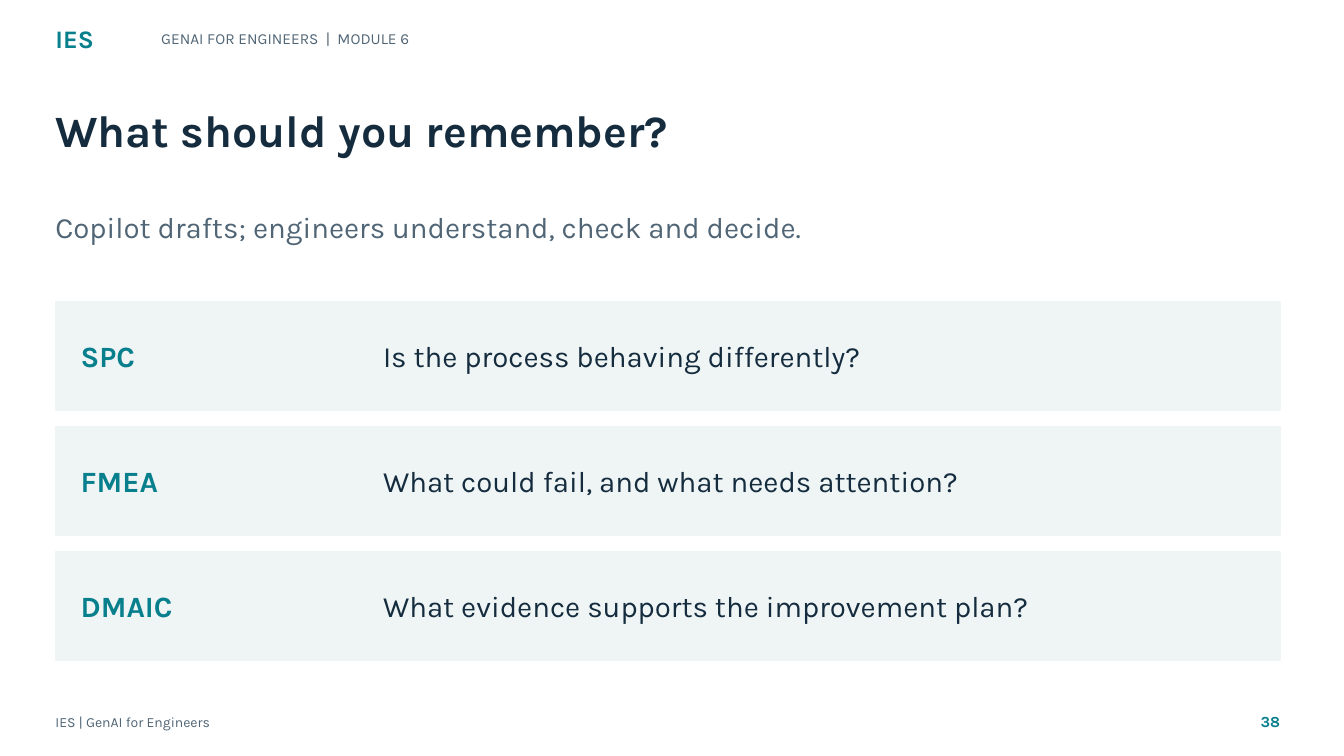
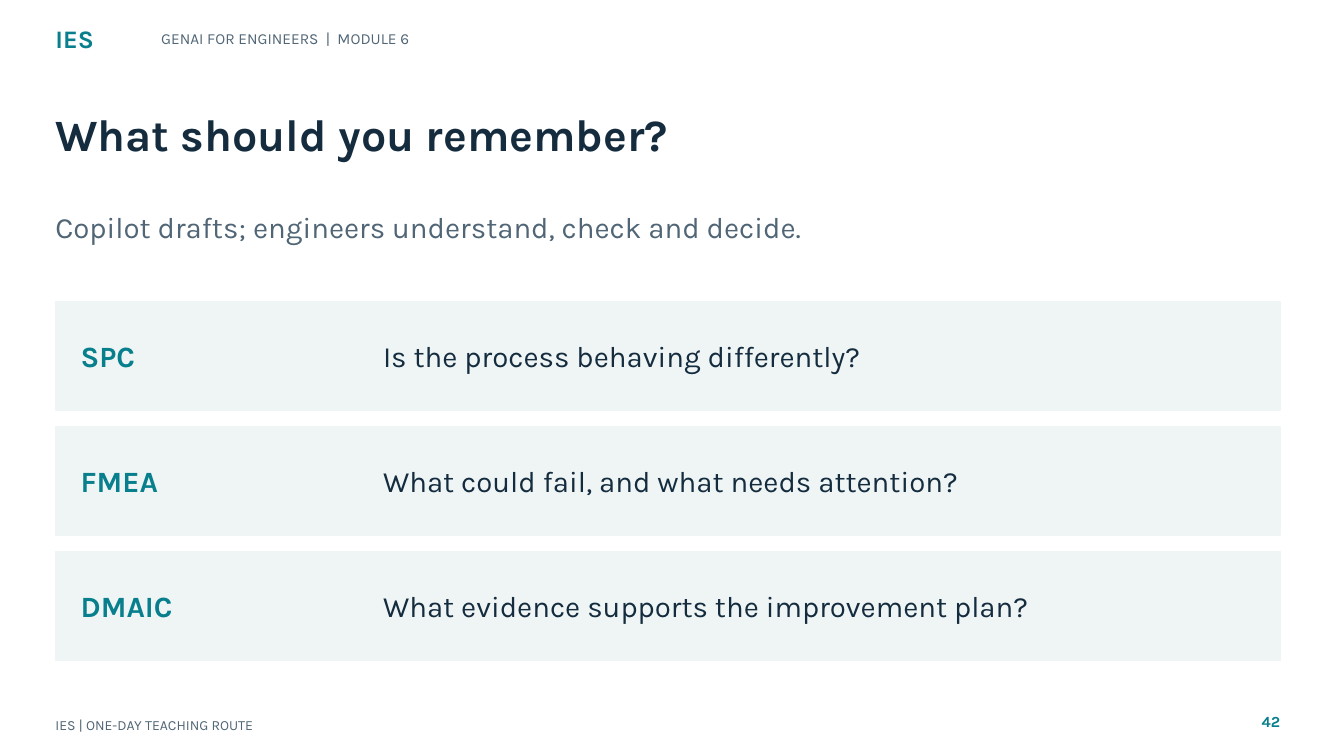
Before and after one commit to tertiarycourses/IES-GenAI-for-Engineers, a slide deck: slide 42 of courseware/Slides/IES-GenAI-for-Engineers.pptx (slide 38 before the commit). Drawn at 1344x756 pixels with LibreOffice and Linux fonts; fonts in the diff are those of the drawing. Boxes give left, top, right and bottom in pixels: in the first picture for what was removed or moved away, otherwise in the second. Text is boxed around its words. In the diff, an @@ line names an element or a change of style, - is before the commit and + after.

```diff
--- a/courseware/Slides/IES-GenAI-for-Engineers.pptx
+++ b/courseware/Slides/IES-GenAI-for-Engineers.pptx
@@ text "What should you remember?": place and size @@
-text "What should you remember?" at <box>55,116,668,159</box>
+text "What should you remember?" at <box>55,120,668,162</box>
@@ text at <box>1262,716,1280,727</box>: text changed @@
-38
+42
@@ text at <box>55,721,253,730</box>: text changed @@
-IES | GenAI for Engineers
+IES | ONE-DAY TEACHING ROUTE
```
Also in this commit, not shown: 37 other slides changed, 125 slides added, 51 other files.
